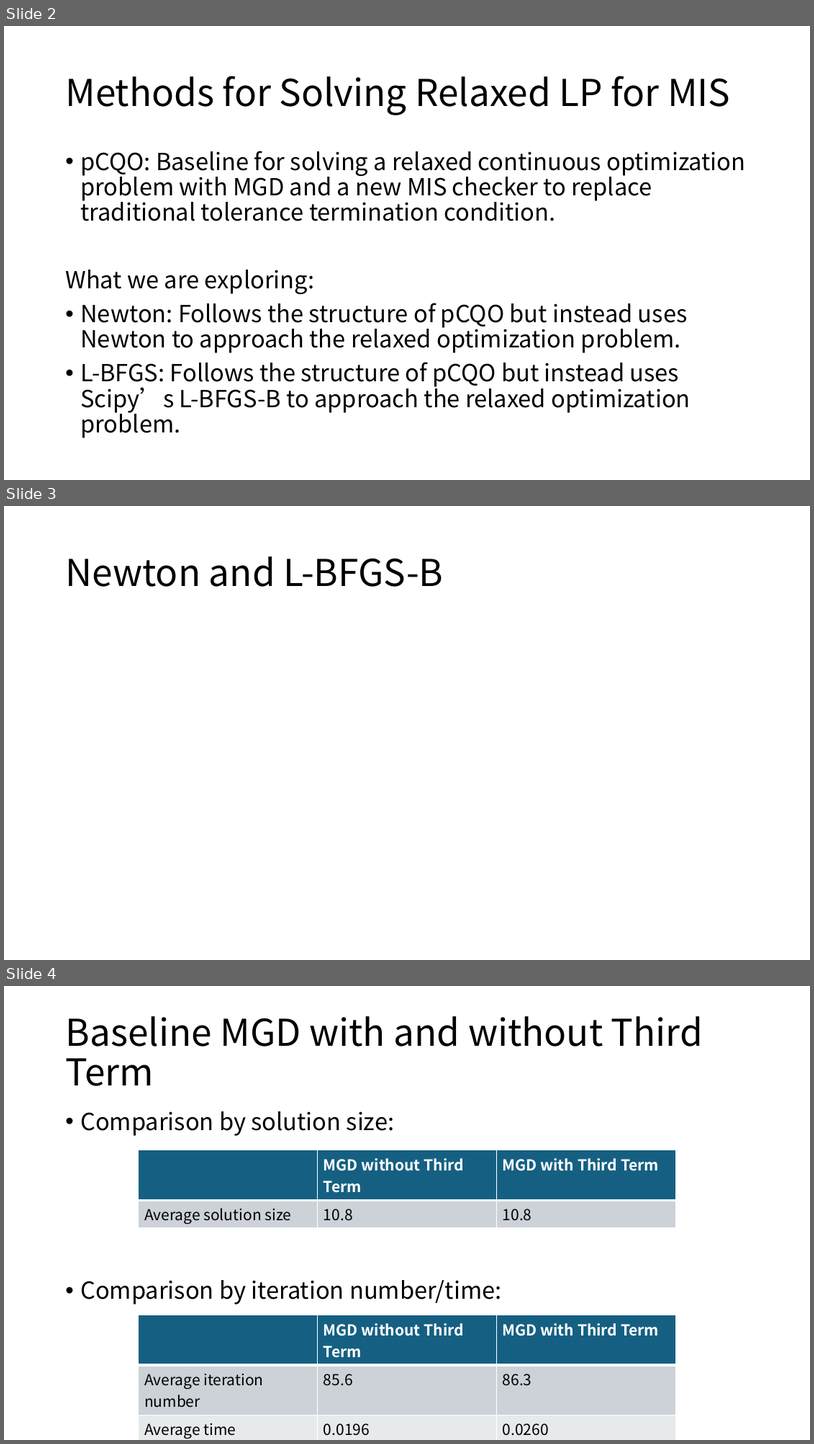
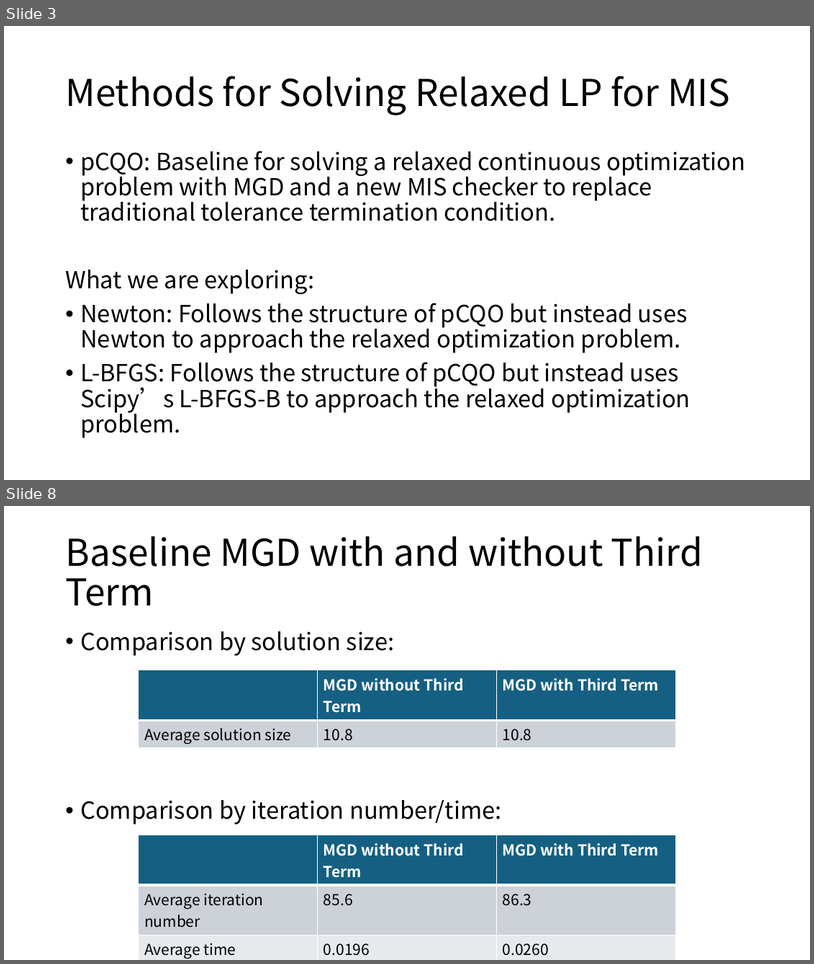
Before and after one commit to Cheng-HanHuang/ML_for_CO_DARPA, a slide deck: 0925/DARPA_Meeting_0924_Cheng.pptx. Shown one above the other, each under a label of ours: slides 2, 3 and 4 before the commit, slides 3 and 8 after it; the slides between them are not shown. The pictures are 814x1444 and 814x964 pixels, drawn with LibreOffice and Linux fonts; fonts in the diff are those of the drawing; grey boxes stand for pictures. Boxes give left, top, right and bottom in pixels: in the first picture for what was removed or moved away, otherwise in the second. Text is boxed around its words. In the diff, an @@ line names an element or a change of style, - is before the commit and + after.

```diff
--- a/0925/DARPA_Meeting_0924_Cheng.pptx
+++ b/0925/DARPA_Meeting_0924_Cheng.pptx
@@ slide 3 removed at (4, 506, 810, 960), background #FFFFFF @@
@@ title removed at (65, 556, 443, 587) @@
-Newton and L-BFGS-B
@@ what was slide 2 is now slide 3 @@
@@ what was slide 4 is now slide 8 @@
```
Also in this commit, not shown: 3 slides changed, 1 slide added, 1 other file.
